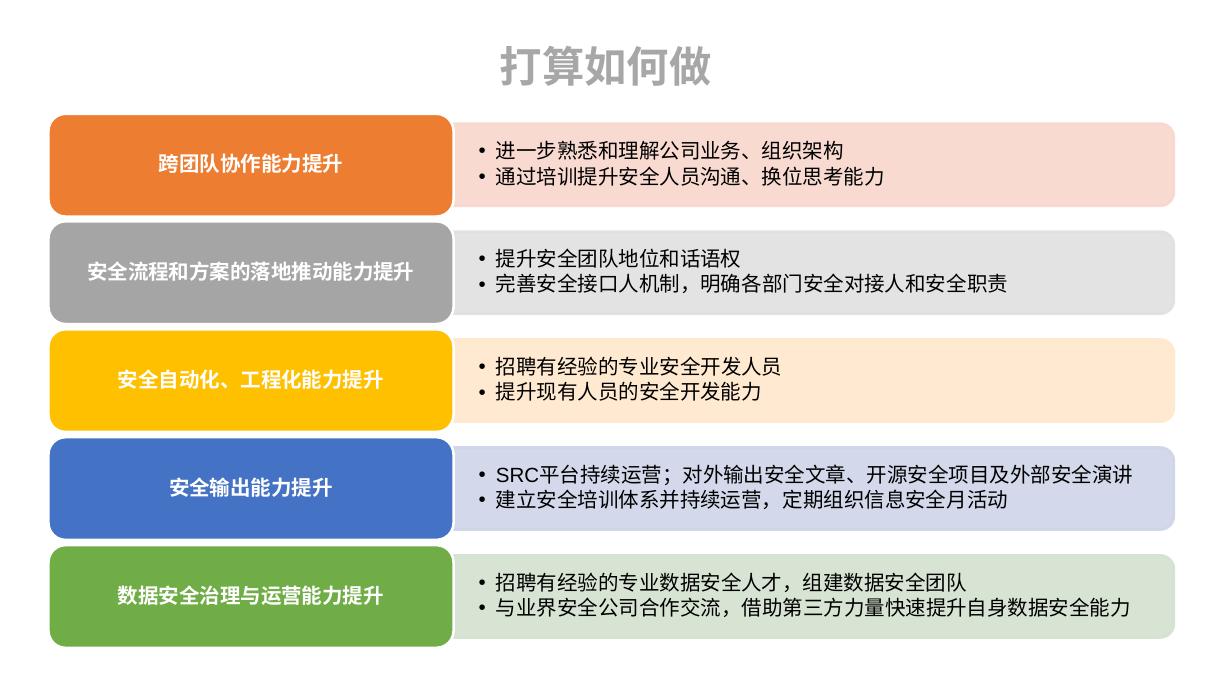
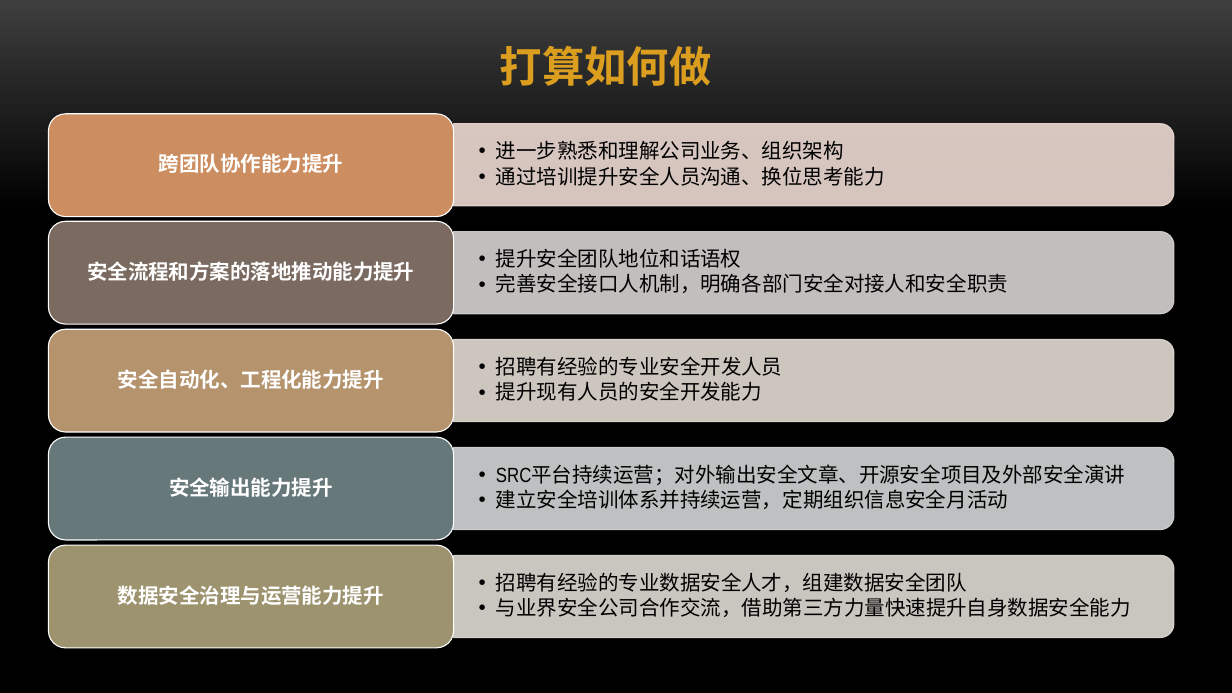
Before and after one commit to ym2011/SecurityMind, a slide deck: slide 9 of 互联网企业安全建设整体规划.pptx. Drawn at 1232x693 pixels with LibreOffice and Linux fonts; fonts in the diff are those of the drawing; background and template pictures are left out. Boxes give left, top, right and bottom in pixels: in the first picture for what was removed or moved away, otherwise in the second. Text is boxed around its words. In the diff, an @@ line names an element or a change of style, - is before the commit and + after.

Commit message:
信息安全管理
信息安全管理

```diff
--- a/互联网企业安全建设整体规划.pptx
+++ b/互联网企业安全建设整体规划.pptx
@@ background #FFFFFF to picture (left out) @@
@@ text "打算如何做" at [500,46,712,86]: text colour #A7A7A7 to #DC9E1F @@
@@ rounded rectangle at [48,114,454,216]: fill #ED7D31 to #CC8E60; outline #FFFFFF 2 pt to #FFFFFF 0.85 pt @@
@@ round same rect at [453,124,1174,207]: fill #F8D7CE at 90% opacity to #ECDBD2 at 90% opacity; outline #F8D7CE 2 pt to #ECDBD2 0.85 pt @@
@@ rounded rectangle at [48,222,454,324]: fill #A5A5A5 to #7A6A60; outline #FFFFFF 2 pt to #FFFFFF 0.85 pt @@
@@ round same rect at [453,232,1174,314]: fill #E1E1E1 at 90% opacity to #D7D4D2 at 90% opacity; outline #E1E1E1 2 pt to #D7D4D2 0.85 pt @@
@@ rounded rectangle at [48,329,454,432]: fill #FFC000 to #B4936D; outline #FFFFFF 2 pt to #FFFFFF 0.85 pt @@
@@ round same rect at [453,340,1174,422]: fill #FFE8CC at 90% opacity to #E5DCD4 at 90% opacity; outline #FFE8CC 2 pt to #E5DCD4 0.85 pt @@
@@ rounded rectangle at [48,437,454,540]: fill #4472C4 to #67787B; outline #FFFFFF 2 pt to #FFFFFF 0.85 pt @@
@@ round same rect at [453,448,1174,530]: fill #CFD5EA at 90% opacity to #D3D6D7 at 90% opacity; outline #CFD5EA 2 pt to #D3D6D7 0.85 pt @@
@@ rounded rectangle at [48,545,454,648]: fill #70AD47 to #9D936F; outline #FFFFFF 2 pt to #FFFFFF 0.85 pt @@
@@ font Arial to Arial Narrow in 10 elements at [496,140,885,186], [159,153,343,173], [496,248,1008,293], [87,261,414,281], [496,356,782,401], [118,369,384,389], [496,466,1125,509], [169,477,333,497], [496,572,1131,617], [118,585,384,605] @@
@@ round same rect at [453,556,1174,638]: fill #D5E3CF at 90% opacity to #DFDCD5 at 90% opacity; outline #D5E3CF 2 pt to #DFDCD5 0.85 pt @@
```
Also in this commit, not shown: 27 other slides changed, 2 other files.
